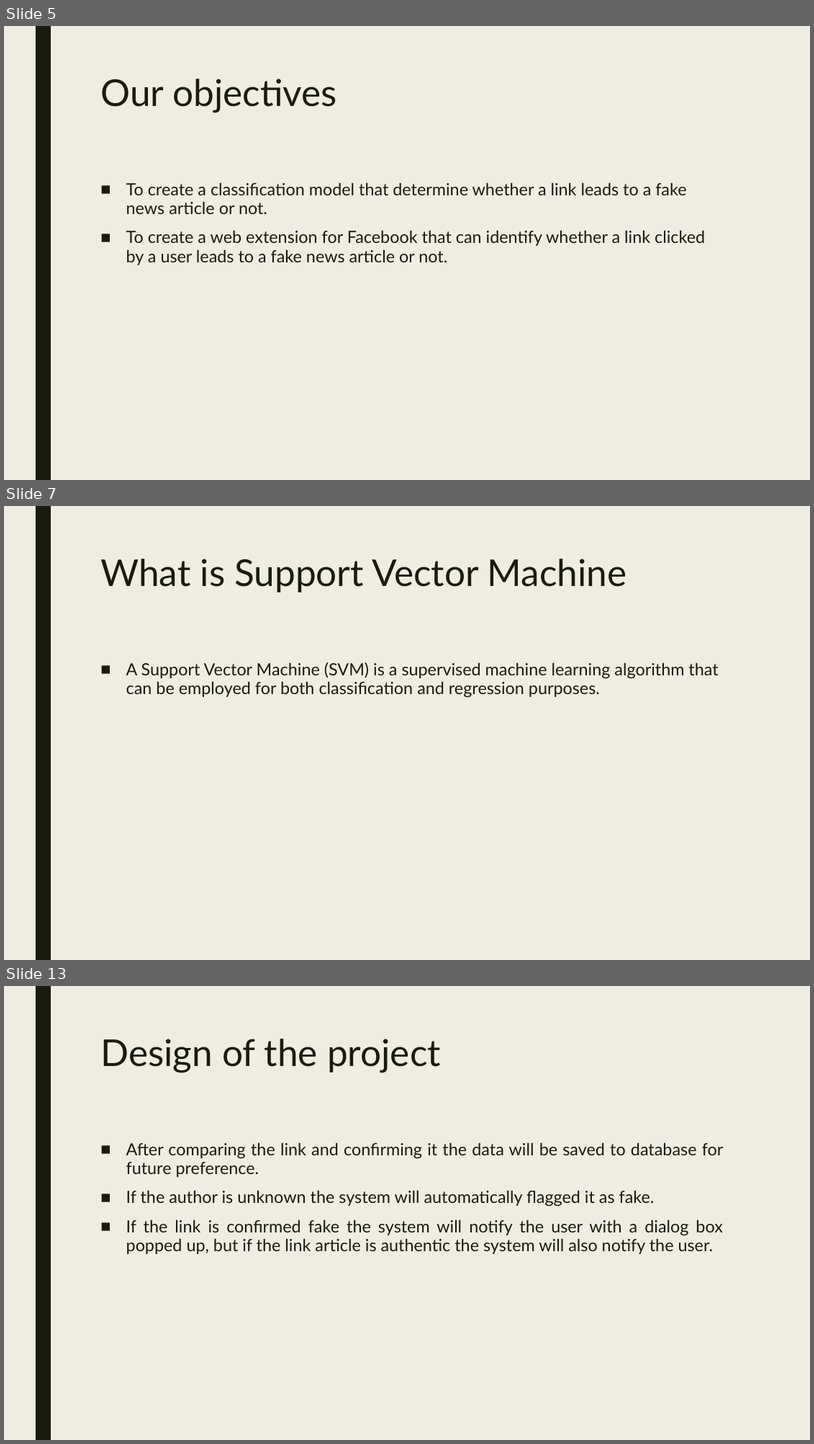
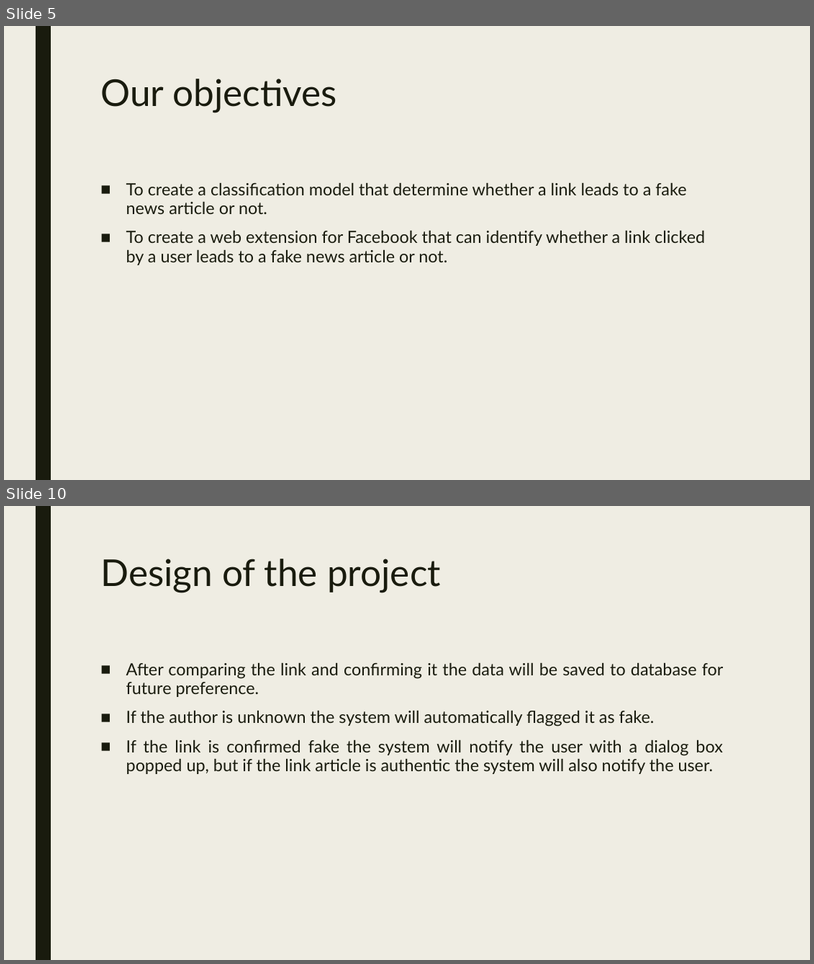
Before and after one commit to seans888/RoaD2R, a slide deck: Identifying fake news in facebook.pptx. Shown one above the other, each under a label of ours: slides 5, 7 and 13 before the commit, slides 5 and 10 after it; the slides between them are not shown. The pictures are 814x1444 and 814x964 pixels, drawn with LibreOffice and Linux fonts; fonts in the diff are those of the drawing. Boxes give left, top, right and bottom in pixels: in the first picture for what was removed or moved away, otherwise in the second. Text is boxed around its words. In the diff, an @@ line names an element or a change of style, - is before the commit and + after.

```diff
--- a/Identifying fake news in facebook.pptx
+++ b/Identifying fake news in facebook.pptx
@@ slide 7 removed at (4,506,810,960), background #EFEDE3; not listed: 1 template element that a slide beside it also shows @@
@@ title removed at (100,559,628,592) @@
-What is Support Vector Machine
@@ text removed at (126,662,718,698) @@
-■ A Support Vector Machine (SVM) is a supervised machine learning algorithm that can be employed for both classification and regression purposes.
@@ what was slide 13 is now slide 10 @@
```
Also in this commit, not shown: 7 slides changed, 1 slide added, 21 other slides removed, 2 other files.
